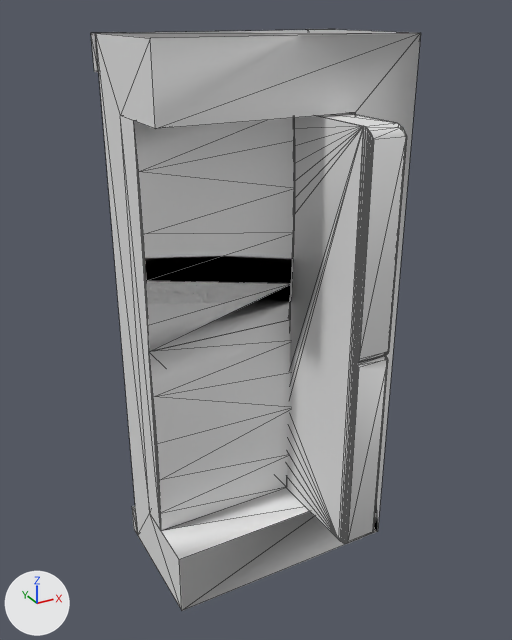
Renders of the OBJ model datasets/ModelNet9/sofa/train/sofa_0756.obj from each side of a commit.
One viewpoint serves both versions: a 50 mm camera at (-0.591, -1.014, 0.536) aimed at (-0.022, 0.021, 0.018). Lighting does not change. The marker at lower left points along +X, +Y and +Z. Mesh edges are drawn as thin lines. Where no turn or scale is listed for an object, it has been applied to the vertices. Vertices at the same position are counted once.

The first picture shows 'sofa_0756'.
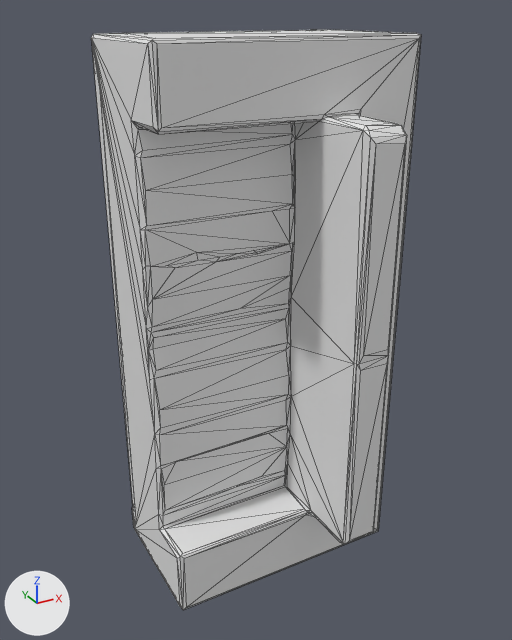
Boxes (x1, y1, x2, y2) around the edits, measured in the pictures (512 x 640 px):
```json
{"object": "sofa_0756", "change": "reshaped", "before": [91, 29, 421, 611], "after": [91, 30, 421, 610]}
{"part": 1, "of": "me_sofa_0756", "change": "rebuilt", "before": [91, 29, 421, 611], "after": [91, 30, 421, 610]}
{"part": 2, "of": "me_sofa_0756", "change": "deleted", "before": [286, 113, 407, 543]}
```

Scene script edits in JSON lines:
```json
{"block": "me_sofa_0756", "where": "# used by ob_sofa_0756; location = (0.0, 0.0, 0.0)"}
{"op": "remove", "block": "me_sofa_0756", "code": "me_sofa_0756.from_pydata(...)  # 268 vertices, 322 faces; spans x -0.23..0.23, y -0.196..0.196, z -0.5..0.5"}
{"op": "add", "block": "me_sofa_0756", "code": "me_sofa_0756.from_pydata(...)  # 252 vertices, 500 faces; spans x -0.232..0.232, y -0.199..0.199, z -0.5..0.5"}
{"block": "me_sofa_0756", "change": "me_sofa_0756 part 1: the loose piece of 119 vertices spanning x -0.23..0.23, y -0.067..0.196, z -0.5..0.5 is rebuilt with 252 vertices and now spans x -0.232..0.232, y -0.199..0.199, z -0.5..0.5"}
{"block": "me_sofa_0756", "change": "me_sofa_0756 part 2"}
{"block": "me_sofa_0756", "change": "149 vertices are removed from x 0.048..0.108, y -0.196..0.042, z -0.376..0.381"}
{"block": "me_sofa_0756", "change": "152 faces are deleted"}
```
